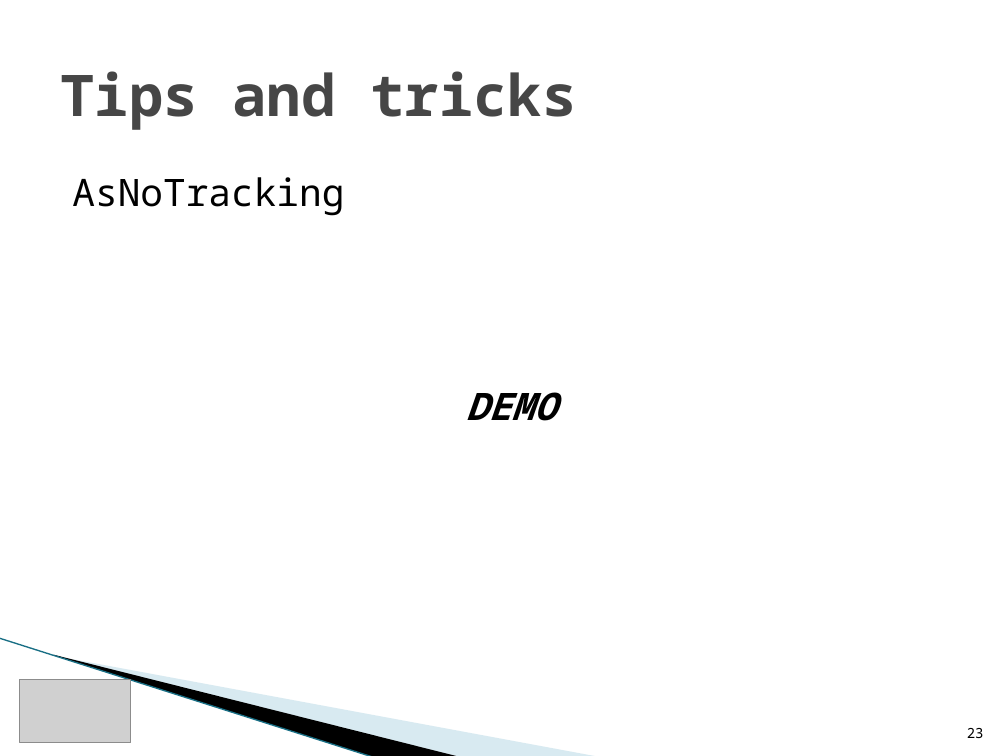
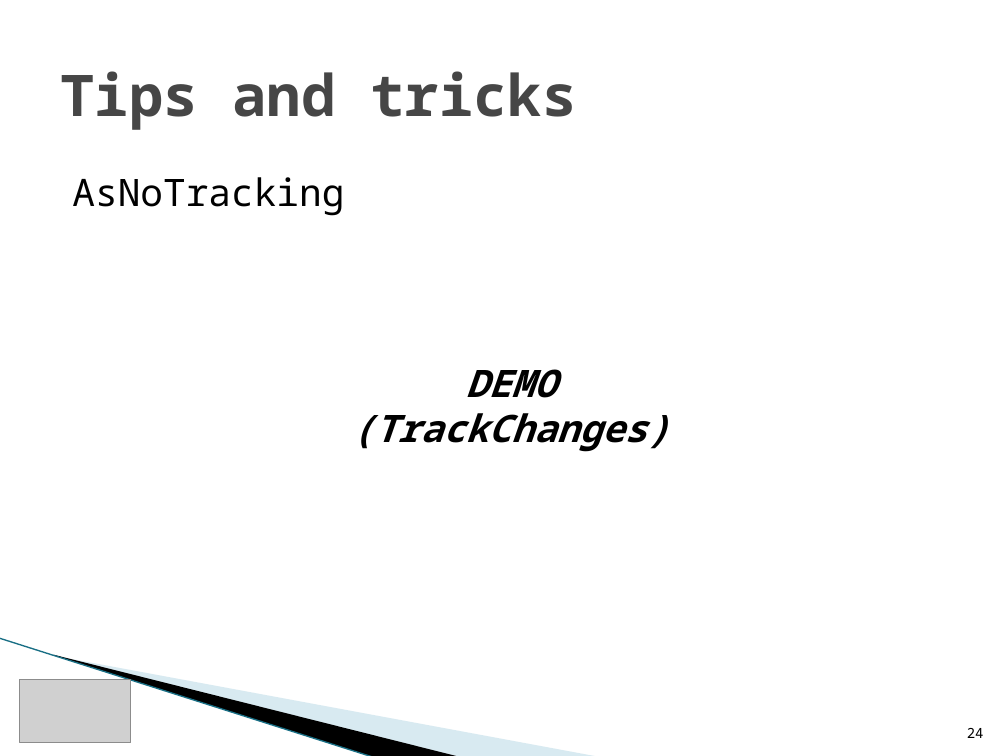
Before and after one commit to rwoszczyk/Training, a slide deck: slide 24 of ItKrd_EF.pptx (slide 23 before the commit). Drawn at 1008x756 pixels with LibreOffice and Linux fonts; fonts in the diff are those of the drawing; grey boxes stand for pictures; background and template pictures are left out. Boxes give left, top, right and bottom in pixels: in the first picture for what was removed or moved away, otherwise in the second. Text is boxed around its words. In the diff, an @@ line names an element or a change of style, - is before the commit and + after.

```diff
--- a/ItKrd_EF.pptx
+++ b/ItKrd_EF.pptx
@@ text at <box>352,369,669,452</box>: text changed @@
-DEMO
+DEMO
+(TrackChanges)
@@ page number at <box>967,728,984,738</box>: text changed @@
-23
+24
```
Also in this commit, not shown: 12 other slides changed, 5 slides added, 2 slides removed, 13 other files.
